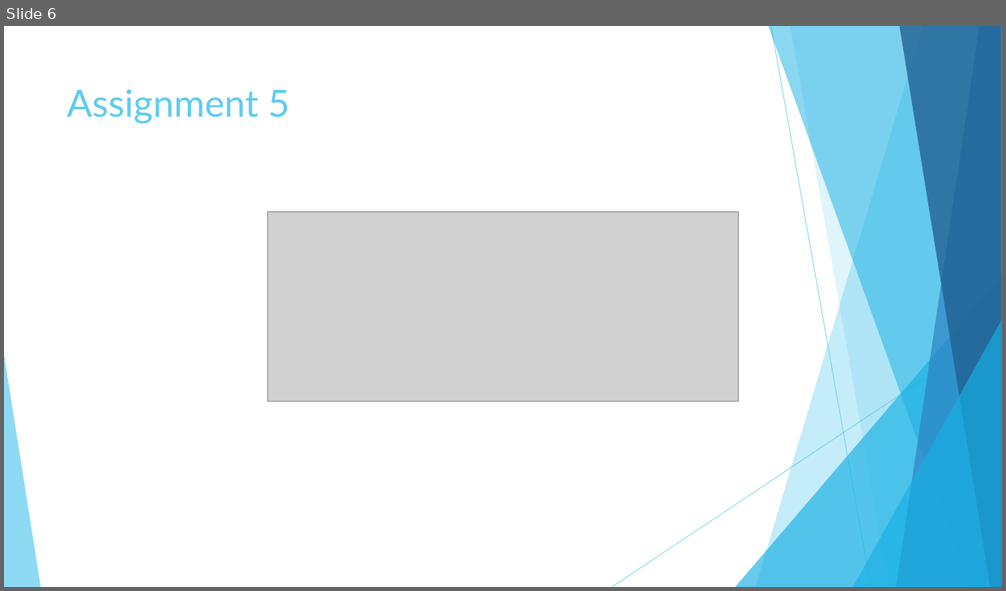
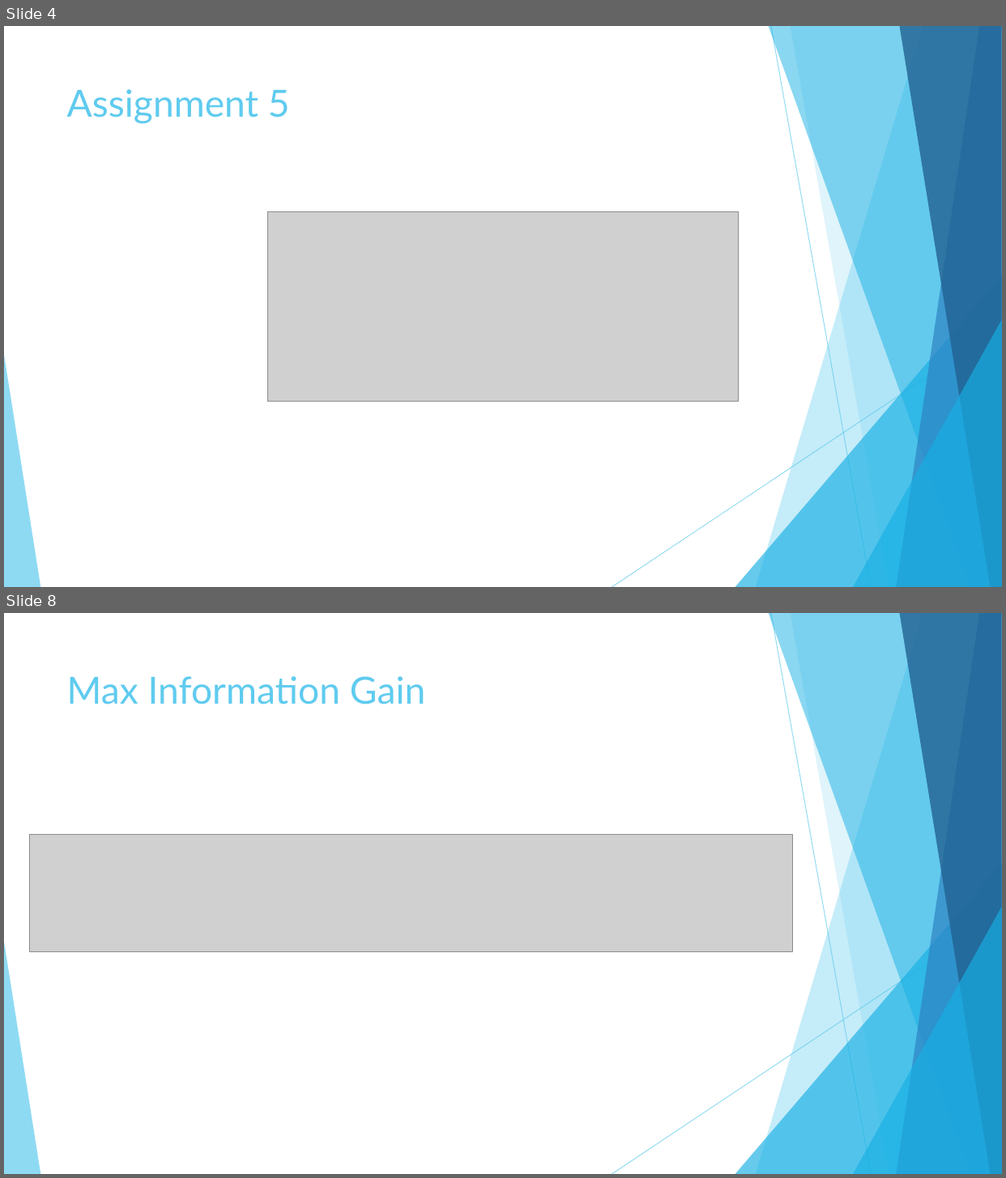
Before and after one commit to Ivan-Klabucar/Machine-Learning, a slide deck: Presentation3.pptx. Shown one above the other, each under a label of ours: slide 6 before the commit, slides 4 and 8 after it; the slides between them are not shown. The pictures are 1006x591 and 1006x1178 pixels, drawn with LibreOffice and Linux fonts; fonts in the diff are those of the drawing; grey boxes stand for pictures. Boxes give left, top, right and bottom in pixels: in the first picture for what was removed or moved away, otherwise in the second. Text is boxed around its words. In the diff, an @@ line names an element or a change of style, - is before the commit and + after.

```diff
--- a/Presentation3.pptx
+++ b/Presentation3.pptx
@@ slide 8 added at <box>4,613,1002,1174</box>, background #FFFFFF; not listed: 10 template elements that a slide beside it also shows @@
@@ title added at <box>67,676,425,705</box>, 36 pt, text #5FCBEF @@
+Max Information Gain
@@ picture added at <box>29,835,792,953</box> @@
@@ what was slide 6 is now slide 4 @@
```
Also in this commit, not shown: 4 slides changed, 3 other slides added, 2 slides removed.
